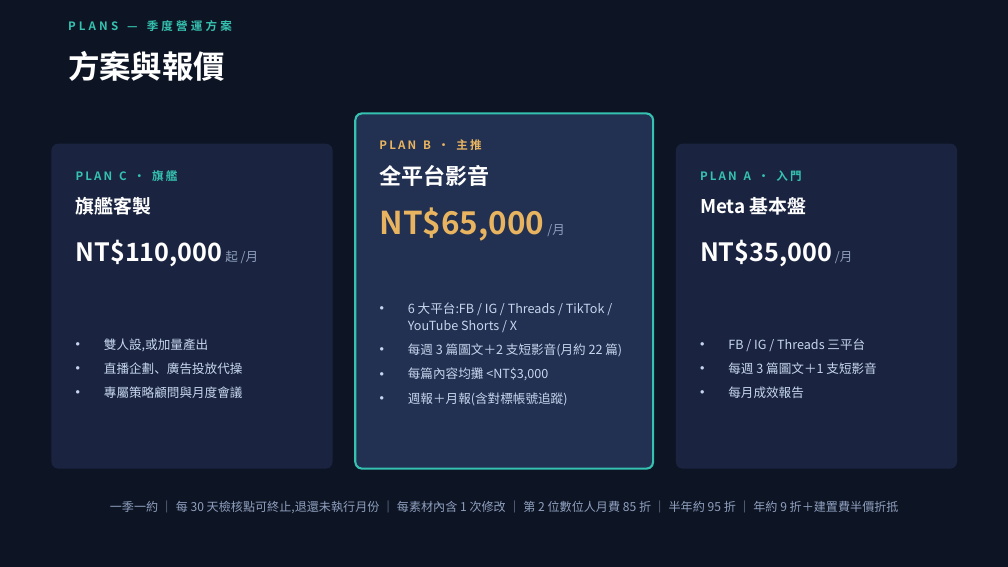
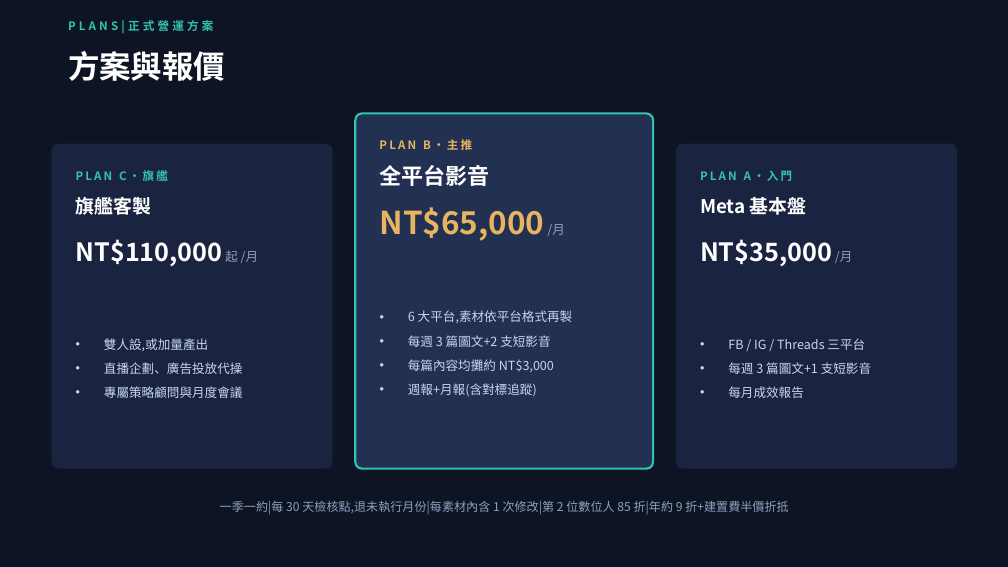
Before and after one commit to pennyhuang-oss/Virtual_KOL_Studio, a slide deck: slide 15 of business/數位人KOL-對外提案簡報.pptx (slide 14 before the commit). Drawn at 1008x567 pixels with LibreOffice and Linux fonts; fonts in the diff are those of the drawing. Boxes give left, top, right and bottom in pixels: in the first picture for what was removed or moved away, otherwise in the second. Text is boxed around its words. In the diff, an @@ line names an element or a change of style, - is before the commit and + after.

```diff
--- a/business/數位人KOL-對外提案簡報.pptx
+++ b/business/數位人KOL-對外提案簡報.pptx
@@ text at [68, 20, 213, 33]: text changed @@
-PLANS — 季度營運方案
+PLANS|正式營運方案
@@ text at [379, 139, 472, 150]: text changed @@
-PLAN B · 主推
+PLAN B・主推
@@ text at [76, 170, 168, 181]: text changed @@
-PLAN C · 旗艦
+PLAN C・旗艦
@@ text at [700, 170, 793, 181]: text changed @@
-PLAN A · 入門
+PLAN A・入門
@@ text at [408, 310, 573, 397]: text changed @@
-• 6 大平台:FB / IG / Threads / TikTok / YouTube Shorts / X
-• 每週 3 篇圖文＋2 支短影音(月約 22 篇)
-• 每篇內容均攤 <NT$3,000
-• 週報＋月報(含對標帳號追蹤)
+• 6 大平台,素材依平台格式再製
+• 每週 3 篇圖文+2 支短影音
+• 每篇內容均攤約 NT$3,000
+• 週報+月報(含對標追蹤)
@@ text at [728, 362, 871, 374]: text changed @@
-• 每週 3 篇圖文＋1 支短影音
+• 每週 3 篇圖文+1 支短影音
@@ text at [220, 501, 788, 514]: text changed @@
-一季一約 ｜ 每 30 天檢核點可終止,退還未執行月份 ｜ 每素材內含 1 次修改 ｜ 第 2 位數位人月費 85 折 ｜ 半年約 95 折 ｜ 年約 9 折＋建置費半價折抵
+一季一約|每 30 天檢核點,退未執行月份|每素材內含 1 次修改|第 2 位數位人 85 折|年約 9 折+建置費半價折抵
```
Also in this commit, not shown: 14 other slides changed, 1 slide added, 2 other files.
